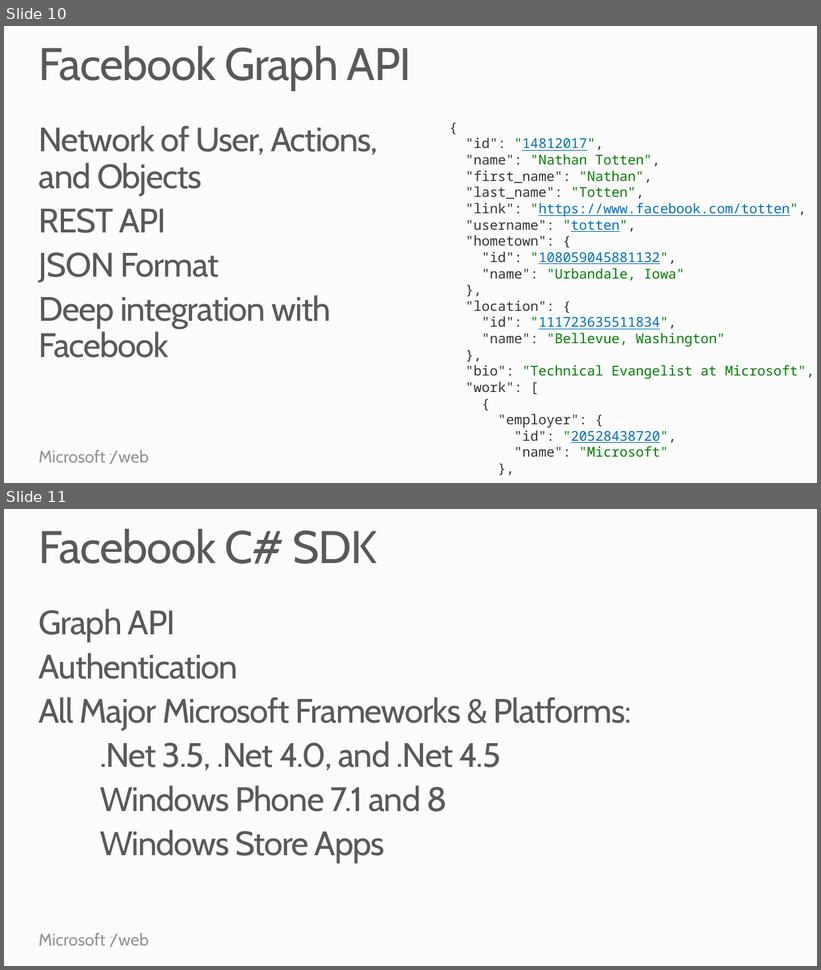
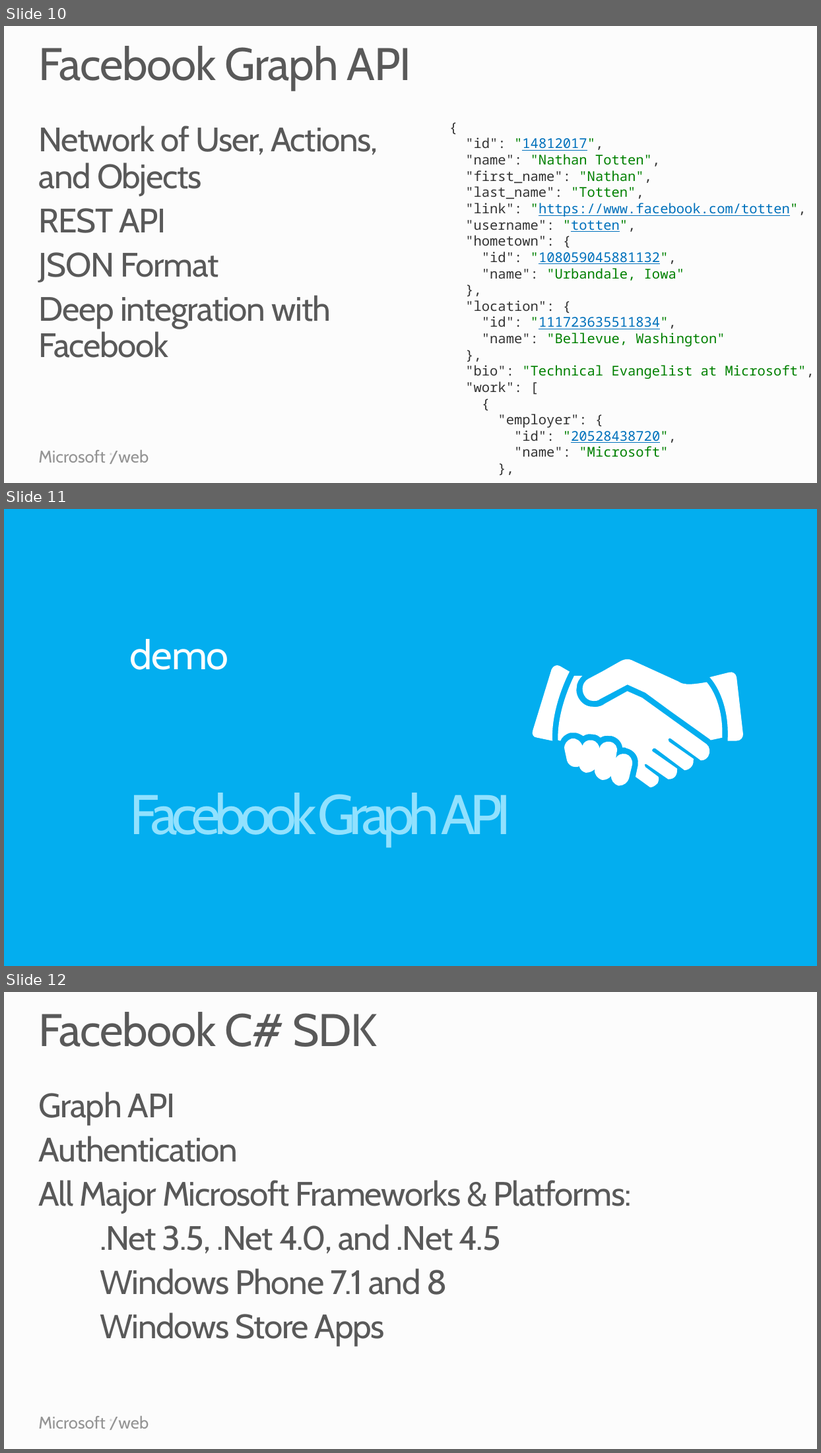
Before and after one commit to Microsoft-Web/PRESENTATION-BuildingSocialWebApps, a slide deck: BuildingAndLeveragingSocialServices.pptx. Shown one above the other, each under a label of ours: slides 10 and 11 before the commit, slides 10, 11 and 12 after it. The pictures are 821x970 and 821x1453 pixels, drawn with LibreOffice and Linux fonts; fonts in the diff are those of the drawing. Boxes give left, top, right and bottom in pixels: in the first picture for what was removed or moved away, otherwise in the second. Text is boxed around its words. In the diff, an @@ line names an element or a change of style, - is before the commit and + after.

```diff
--- a/BuildingAndLeveragingSocialServices.pptx
+++ b/BuildingAndLeveragingSocialServices.pptx
@@ slide 11 added at bbox=[4, 509, 817, 966], background #00AEEF @@
@@ title added at bbox=[130, 639, 229, 670], 48 pt, text #FFFFFF at 98% opacity @@
+demo
@@ group added at bbox=[531, 658, 743, 788]: 5 freeform shapes @@
@@ text added at bbox=[130, 793, 511, 847], 66 pt, text #93E2FF @@
+Facebook Graph API
@@ what was slide 11 is now slide 12 @@
```
Also in this commit, not shown: 3 slides changed, 1 other slide added, 1 slide removed.
